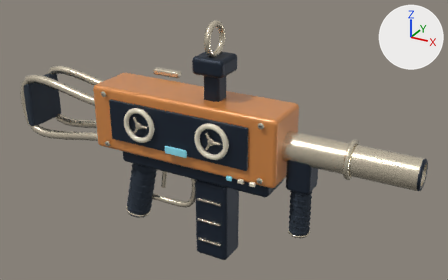
Renders of the glTF model assets/weapons/structural_v1/mixtape.glb from each side of a commit.
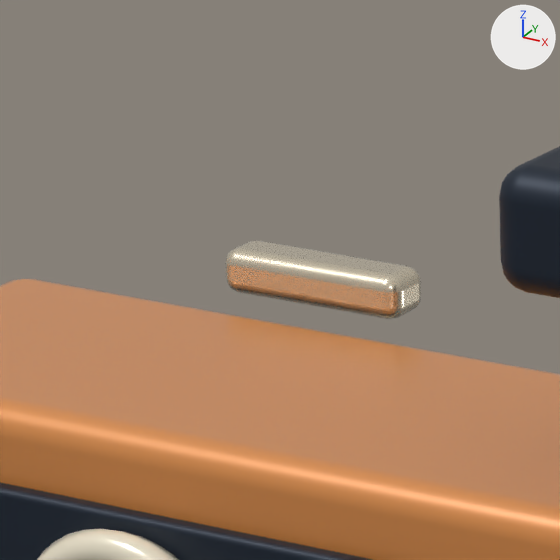
The first picture shows the older version from a camera (50 mm lens) standing at (1.71, -2.79, 1.66) and looking at (0.13, 0.07, 0.23). The close-ups show the older and then the newer version on the part from 27% to 45% of the width and 12% to 40% of the height of that picture. Only the edits that show in the close-ups are written down. Lighting does not change. The marker at upper right points along +X, +Y and +Z. Where no turn or scale is listed for an object, it has been applied to the vertices. Vertices at exactly the same position are counted once.

The first close-up shows '02_Firefly_SMG__body_Sculpt_coat', '02_Firefly_SMG__body_Sculpt_frame', '02_Firefly_SMG__body_Sculpt_pearl', '02_Firefly_SMG__bolt_Sculpt_metal', '02_Firefly_SMG__optic_Sculpt_frame'.
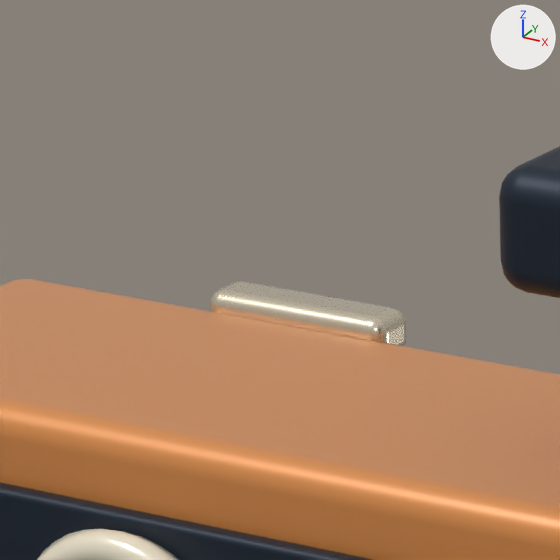
Pixel boxes (x1, y1, x2, y2) of what changed, in the close-ups (560 x 560 px):
'02_Firefly_SMG__bolt_Sculpt_metal', moved: before (225, 241, 421, 319); after (210, 282, 406, 346)

The change, as a diff of the scene's bpy script:
```diff
--- a/assets/weapons/structural_v1/mixtape.glb.py
+++ b/assets/weapons/structural_v1/mixtape.glb.py
@@ me_mesh_13 @@
 # used by ob_02_firefly_smg__bolt_sculpt_metal; location = (0.0, 0.0, 0.0)
-me_mesh_13.from_pydata(...)  # 152 vertices, 300 faces; spans x -0.41..-0.23, y 0.165..0.215, z 0.51..0.55
+me_mesh_13.from_pydata(...)  # 152 vertices, 300 faces; spans x -0.41..-0.23, y 0.14..0.19, z 0.48..0.52
+# me_mesh_13 part 1: the whole mesh is moved by (0.0, -0.025, -0.03)
 me_mesh_13.materials.append(mat_sculpt_metal)
```
